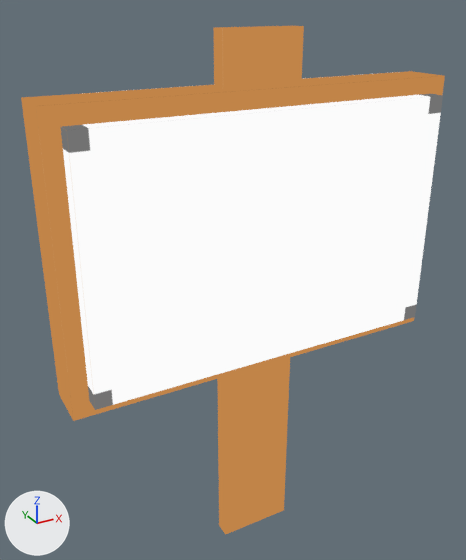
The glTF model models/kanban.glb: old version first, new version second.
Rendered twice from a 50 mm camera at (-0.371, -0.624, 0.71) aimed at (-0.01, 0.032, 0.382). The lights are fixed; the arrows at lower left show +X, +Y and +Z. The picture after the commit comes second. Where no turn or scale is listed for an object, it has been applied to the vertices.

In view in the first picture: 'kanban'.
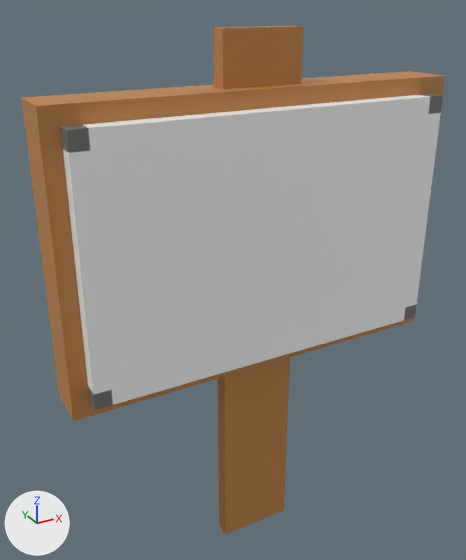
Where the change shows, as pixel boxes [x1, y1, x2, y2] in the pictures (466 x 560 px):
'kanban', recoloured (darker)
    both: [21, 26, 445, 535]

Patch to the scene script:
```diff
--- a/models/kanban.glb.py
+++ b/models/kanban.glb.py
@@ mat_material_kanban @@
 _N = mat_material_kanban.node_tree.nodes; _L = mat_material_kanban.node_tree.links
-n0 = _N.new('ShaderNodeEmission'); n0.name = 'Emission'
-n1 = _N.new('ShaderNodeLightPath'); n1.name = 'Light Path'
-n2 = _N.new('ShaderNodeBsdfTransparent'); n2.name = 'Transparent BSDF'
-n3 = _N.new('ShaderNodeMixShader'); n3.name = 'Mix Shader'
+n8 = _N.new('ShaderNodeBsdfPrincipled'); n8.name = 'Principled BSDF'
 n4 = _N.new('ShaderNodeOutputMaterial'); n4.name = 'Material Output'
@@ mat_material_kanban @@
 n5 = _N.new('ShaderNodeMix'); n5.name = 'Mix'
 n7.image = img_image_material_kanban_1024
-_L.new(n1.outputs[0], n3.inputs[0])  # 'Is Camera Ray' to 'Factor'
-_L.new(n2.outputs[0], n3.inputs[1])  # 'BSDF' to 'Shader'
-_L.new(n0.outputs[0], n3.inputs[2])  # 'Emission' to 'Shader'
-_L.new(n3.outputs[0], n4.inputs[0])  # 'Shader' to 'Surface'
-_L.new(n5.outputs[2], n0.inputs[0])  # 'Result' to 'Color'
 _L.new(n6.outputs[0], n5.inputs[7])  # 'Color' to 'B'
 _L.new(n7.outputs[0], n5.inputs[6])  # 'Color' to 'A'
+_L.new(n8.outputs[0], n4.inputs[0])  # 'BSDF' to 'Surface'
+_L.new(n5.outputs[2], n8.inputs[0])  # 'Result' to 'Base Color'
```
